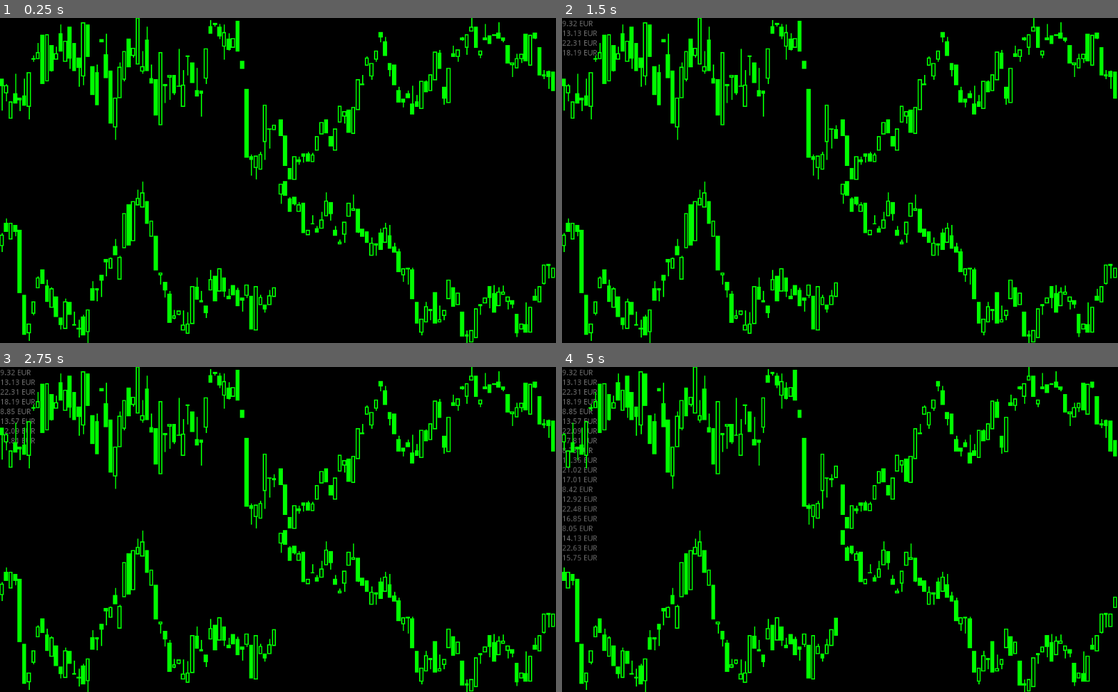
Above: before the commit, frames 1-4 (two rows, left to right).
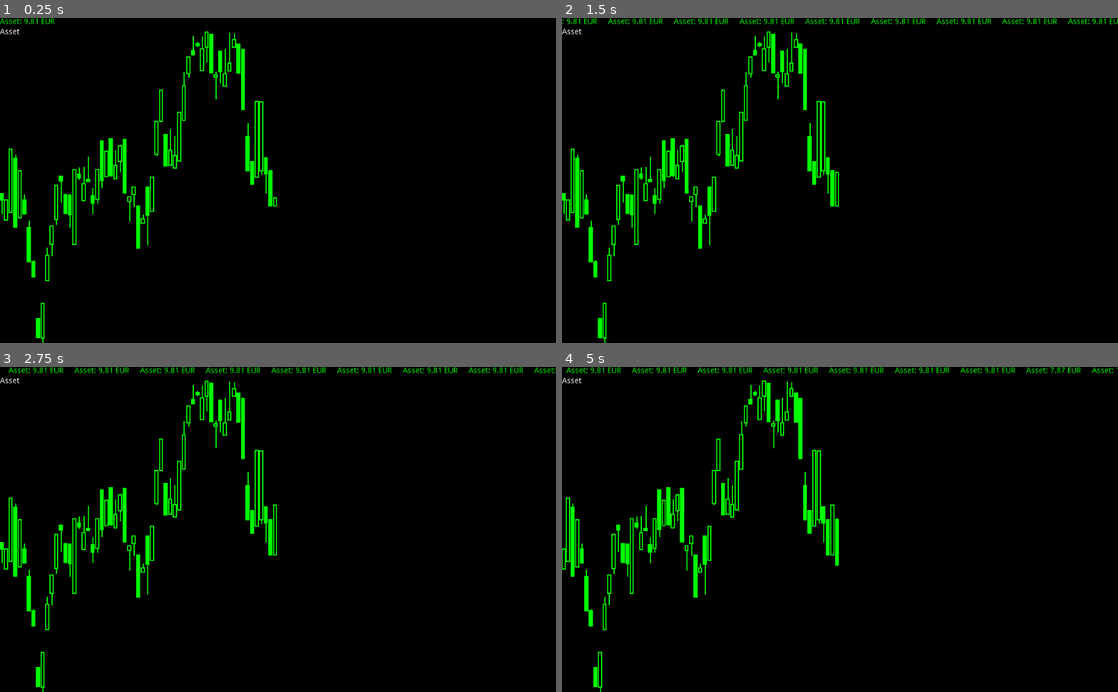
Above: after the commit, the same moments.

Repository: leopnt/hold-my-trade
Game: Godot game, scene res://scenes/Main.tscn
The game is run twice, just before and just after one commit, with the same random seed, the same clock (stepped at 60 frames per second) and the same inputs.
Inputs:
- Up to frame 1 (0.25 s): no input
- Up to frame 2 (1.5 s): no input
- Up to frame 3 (2.75 s): no input
- Up to frame 4 (5 s): no input

The runs differ from the first frame. In frame 1, 13% of the frame differs, in the area x 0-100%, y 0-100%; in frame 2, 14%; in frame 3, 14%; in frame 4, 15%.

Commit message:
add top price display

Diff:
--- a/scenes/Asset.tscn
+++ b/scenes/Asset.tscn
@@ -5,8 +5,6 @@
 [node name="Asset" type="Control"]
 anchor_right = 1.0
 anchor_bottom = 1.0
-rect_scale = Vector2( 1, -1 )
-rect_pivot_offset = Vector2( 0, 300 )
+size_flags_horizontal = 3
+size_flags_vertical = 3
 script = ExtResource( 1 )
-
-[connection signal="item_rect_changed" from="." to="." method="_on_Asset_item_rect_changed"]
--- a/scenes/Main.tscn
+++ b/scenes/Main.tscn
@@ -1,9 +1,8 @@
-[gd_scene load_steps=5 format=2]
+[gd_scene load_steps=4 format=2]
 
 [ext_resource path="res://scenes/DebugUI.tscn" type="PackedScene" id=1]
 [ext_resource path="res://src/main.gd" type="Script" id=2]
 [ext_resource path="res://scenes/Asset.tscn" type="PackedScene" id=3]
-[ext_resource path="res://src/asset.gd" type="Script" id=4]
 
 [node name="Main" type="Node2D"]
 script = ExtResource( 2 )
@@ -16,54 +15,39 @@
 
 [node name="DebugUI" parent="CanvasLayer" instance=ExtResource( 1 )]
 
-[node name="GridContainer" type="GridContainer" parent="CanvasLayer"]
+[node name="VSplitContainer" type="VSplitContainer" parent="CanvasLayer"]
 anchor_right = 1.0
 anchor_bottom = 1.0
+
+[node name="Label" type="Label" parent="CanvasLayer/VSplitContainer"]
+margin_right = 1024.0
+margin_bottom = 14.0
+custom_colors/font_color = Color( 0, 1, 0, 1 )
+clip_text = true
+
+[node name="GridContainer" type="GridContainer" parent="CanvasLayer/VSplitContainer"]
+margin_top = 26.0
+margin_right = 1024.0
+margin_bottom = 600.0
 columns = 2
 
-[node name="BeerPrice2" parent="CanvasLayer/GridContainer" instance=ExtResource( 3 )]
+[node name="Asset" parent="CanvasLayer/VSplitContainer/GridContainer" instance=ExtResource( 3 )]
 anchor_right = 0.0
 anchor_bottom = 0.0
-margin_right = 510.0
-margin_bottom = 298.0
-rect_scale = Vector2( 1, 1 )
-size_flags_horizontal = 3
-size_flags_vertical = 3
-
-[node name="BeerPrice3" parent="CanvasLayer/GridContainer" instance=ExtResource( 3 )]
-anchor_right = 0.0
-anchor_bottom = 0.0
-margin_left = 514.0
-margin_right = 1024.0
-margin_bottom = 298.0
-rect_scale = Vector2( 1, 1 )
-size_flags_horizontal = 3
-size_flags_vertical = 3
-script = ExtResource( 4 )
-
-[node name="BeerPrice" parent="CanvasLayer/GridContainer" instance=ExtResource( 3 )]
-anchor_right = 0.0
-anchor_bottom = 0.0
-margin_top = 302.0
-margin_right = 510.0
-margin_bottom = 600.0
-rect_scale = Vector2( 1, 1 )
-size_flags_horizontal = 3
-size_flags_vertical = 3
-
-[node name="BeerPrice4" parent="CanvasLayer/GridContainer" instance=ExtResource( 3 )]
-anchor_right = 0.0
-anchor_bottom = 0.0
-margin_left = 514.0
-margin_top = 302.0
-margin_right = 1024.0
-margin_bottom = 600.0
-rect_scale = Vector2( 1, 1 )
-size_flags_horizontal = 3
-size_flags_vertical = 3
-script = ExtResource( 4 )
+margin_right = 512.0
+margin_bottom = 574.0
 
 [node name="PriceTicker" type="Timer" parent="."]
 autostart = true
 
+[node name="PriceDisplayTicker" type="Timer" parent="."]
+wait_time = 0.1
+autostart = true
+
+[node name="PriceDisplayFetcher" type="Timer" parent="."]
+wait_time = 4.0
+autostart = true
+
 [connection signal="timeout" from="PriceTicker" to="." method="_on_PriceTicker_timeout"]
+[connection signal="timeout" from="PriceDisplayTicker" to="." method="_on_PriceDisplayTicker_timeout"]
+[connection signal="timeout" from="PriceDisplayFetcher" to="." method="_on_PriceDisplayFetcher_timeout"]
--- a/src/asset.gd
+++ b/src/asset.gd
@@ -26,6 +26,11 @@
 
 func _draw():
     var candle_list = _get_candle_list()
+
+    var label = Label.new()
+    var font = label.get_font("")
+    draw_string(font, Vector2(0, 4), name, Color(1, 1, 1))
+    label.free()
 
     for i in range(0, candle_list.size()):
         var candle = candle_list[i]
@@ -125,10 +130,3 @@
 
 func price_history() -> Array:
     return _price_history
-
-
-func _on_Asset_item_rect_changed():
-    # rect is flipped to reduce complexity on drawing the char since y axis is
-    # oriented to bottom on game engines.
-    # this ensures rect is kept at the middle of screen on resize
-    rect_pivot_offset.y = rect_size.y / 2.0
--- a/src/main.gd
+++ b/src/main.gd
@@ -1,14 +1,35 @@
 extends Node2D
 
-onready var beer_prices = get_node("CanvasLayer/GridContainer").get_children()
+onready var beer_prices = get_node(
+    "CanvasLayer/VSplitContainer/GridContainer").get_children()
+onready var prices_text_buf = ""
 
 func _ready():
     DebugUI.link_scene($CanvasLayer/DebugUI)
     for beer_price in beer_prices:
         beer_price.tick()
-
 func _on_PriceTicker_timeout():
     for beer_price in beer_prices:
         beer_price.tick()
         beer_price.update()
-        DebugUI.logln("%2.2f EUR" % beer_price.curr_price())
+
+func _on_PriceDisplayTicker_timeout():
+    var label = $CanvasLayer/VSplitContainer/Label
+    #print(label.get_font("normal_font").get_string_size(label.text))
+    label.text = prices_text_buf
+
+    var width = label.get_font("normal_font").get_string_size(prices_text_buf).x
+    if width > get_viewport_rect().size.x:
+        prices_text_buf.erase(0, 1)
+    else:
+        for beer_price in beer_prices:
+            prices_text_buf += beer_price.name + ": "
+            prices_text_buf += "%2.2f EUR     " % beer_price.curr_price()
+
+    while width > 2 * get_viewport_rect().size.x:
+        prices_text_buf.erase(0, 1)
+        width = label.get_font("normal_font").get_string_size(prices_text_buf).x
+
+
+func _on_PriceDisplayFetcher_timeout():
+    pass
